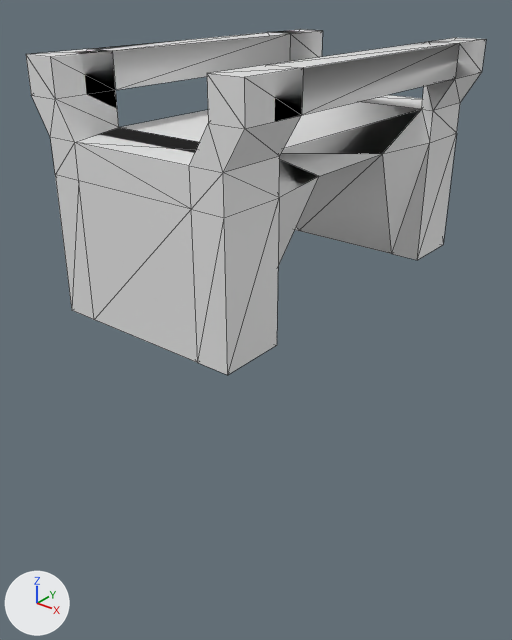
Two versions of the OBJ model res/meshes/bridge.obj, one commit apart.
The view is the same before and after, from a 50 mm lens placed at (6.48, -8.67, 4.4), pointed at (-0.13, -0.4, -0.73). Every picture has the same lights, and +X, +Y and +Z are marked at lower left. The first picture is the older version. Mesh edges are drawn as thin lines. Where no turn or scale is listed for an object, it has been applied to the vertices.

The older version as bpy lines, for what is in view:
```python
me_cube = bpy.data.meshes.new('Cube')
me_cube.from_pydata(...)  # 80 vertices, 176 faces; spans x -1.8..1.8, y -3.0..3.0, z 0.0..3.5
ob_cube = bpy.data.objects.new('Cube', me_cube)
ob_cube.location = (0.0, 0.0, 0.0)
```
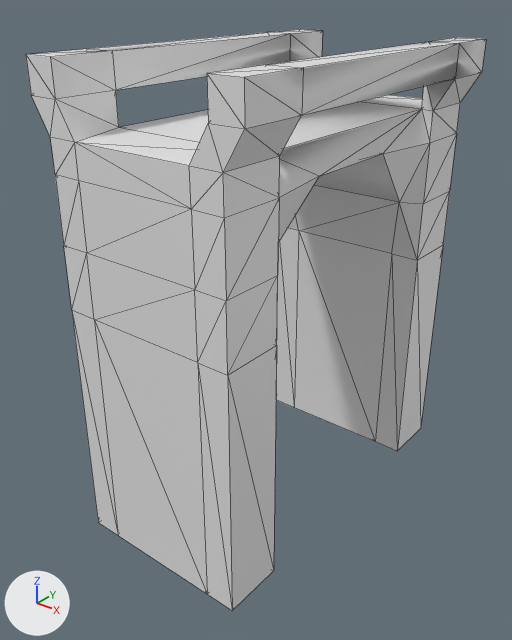
The newer file is also turned or shifted as a whole; pictures and numbers use the older file's frame.

Changed parts and their boxes [x1, y1, x2, y2] in the pictures (512 x 640 px):
'Cube', reshaped (68% taller): before [26, 29, 486, 375]; after [26, 29, 486, 611]
part 1 of me_cube, built on: before [55, 32, 459, 375]; after [55, 32, 459, 611]

What changed in the scene script:
```text
Change me_cube:
    used by ob_cube; location = (0.0, 0.0, 0.0)
    remove me_cube.from_pydata(...)  # 80 vertices, 176 faces; spans x -1.8..1.8, y -3.0..3.0, z 0.0..3.5
    add me_cube.from_pydata(...)  # 112 vertices, 240 faces; spans x -1.8..1.8, y -3.0..3.0, z -4.0..3.5
    me_cube part 1
    62 faces are deleted
    4 vertices are added at (-1.15, -1.82, 1.0), (1.15, -1.82, 1.0), (1.15, 1.83, 1.0), (-1.15, 1.83, 1.0)
    16 new vertices lie (0.0, 0.0, -4.0) away from vertices in x -1.5..1.5, y -3.0..3.0, z 0.0
    12 new vertices lie (0.0, 0.0, 1.0) away from vertices in x -1.5..1.5, y -3.0..3.0, z 0.0
    126 new faces join them
```
